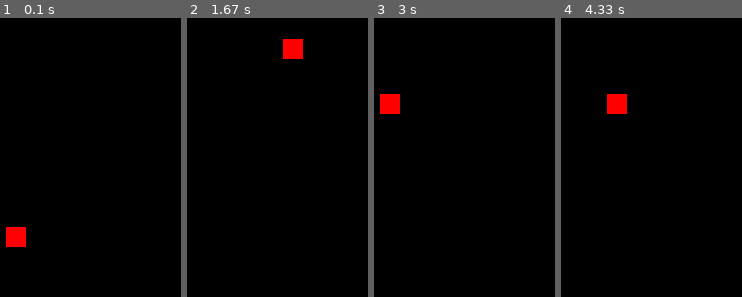
Above: before the commit, frames 1-4 (left to right).
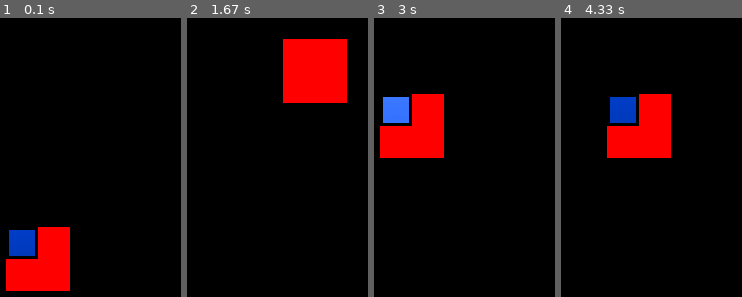
Above: after the commit, the same moments.

Repository: Archanciel/PyArtiLife
Game: pygame game, started from explore_pygame.py
The game is run twice, just before and just after one commit, with the same random seed, the same clock (stepped at 60 frames per second) and the same inputs.
Inputs:
- Up to frame 1 (0.1 s): no input
- Up to frame 2 (1.67 s): hold Right 0.33-0.8 s; hold Up 0.83-1.13 s; tap Space at 0.9, 1.23, 1.53 s; hold Right 1.17-1.63 s
- Up to frame 3 (3 s): hold Left 1.67-2.2 s; tap Space at 1.73, 2.03, 2.3, 2.63 s; hold Down 2.23-2.53 s; hold Left 2.57-2.97 s
- Up to frame 4 (4.33 s): hold Right 3-3.63 s; tap Space at 3.07, 3.37, 3.73, 4.13 s; hold Down 3.67-4.03 s; hold Left from 4.07 s (still down)

The runs differ from the first frame. In frame 1, 7.6% of the frame differs, in the area x 3-39%, y 74-98%; in frame 2, 7.3%; in frame 3, 7.6%; in frame 4, 7.6%.

Commit message:
add drawing image located in image png array

Diff:
--- a/explore_pygame.py
+++ b/explore_pygame.py
@@ -3,6 +3,7 @@
 WIN_HEIGHT = 500
 
 WIN_WIDTH = 500
+IMAGE_WIDTH_HEIGHT = 32
 
 pygame.init()
 win = pygame.display.set_mode((WIN_WIDTH, WIN_HEIGHT))
@@ -10,11 +11,14 @@
 run = True
 x = int(WIN_WIDTH / 2)
 y = int(WIN_HEIGHT / 2)
-width = 20
-height = 20
+width = IMAGE_WIDTH_HEIGHT * 2
+height = IMAGE_WIDTH_HEIGHT * 2
 velocity = 5
 jumpCount = 10
 jumping = False
+images = pygame.image.load('expl_pygame_resources/playersprites.png')
+IMAGE_NB = 16
+currImage = 0
 
 def limitUp(y):
     if y < 1:
@@ -72,6 +76,15 @@
         jumpCount -= 1
 
     win.fill((0, 0, 0))
-    pygame.draw.rect(win, (255, 0, 0), [x, y, width, height])
+    movableRect = (x, y, width, height)
+
+    if currImage >= IMAGE_NB:
+        currImage = 0
+    else:
+        currImage += 1
+
+    pygame.draw.rect(win, (255, 0, 0), movableRect)
+
+    win.blit(images, movableRect, (currImage * IMAGE_WIDTH_HEIGHT, 0, IMAGE_WIDTH_HEIGHT, IMAGE_WIDTH_HEIGHT))
     pygame.display.update()
 pygame.quit()
Binary file added: expl_pygame_resources/playersprites.png
